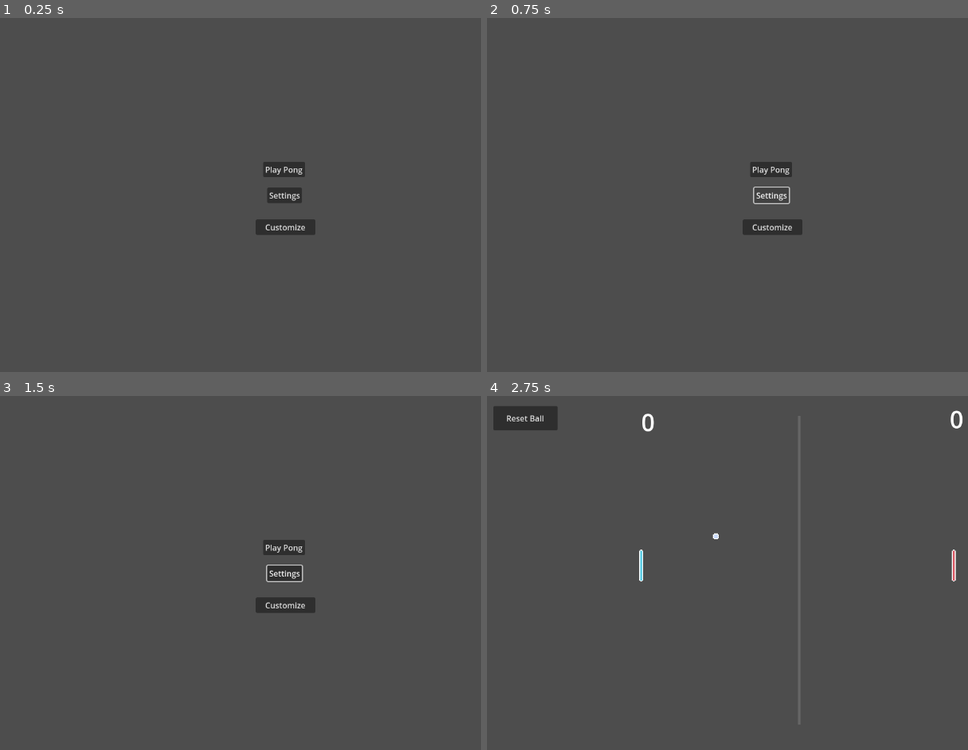
Above: before the commit, frames 1-4 (two rows, left to right).
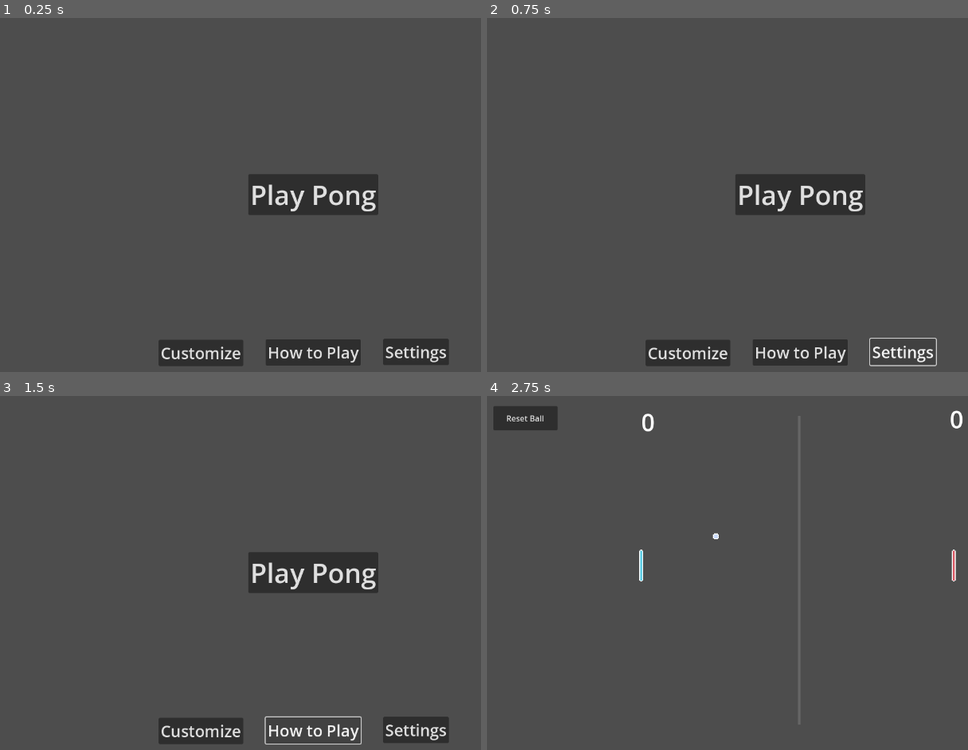
Above: after the commit, the same moments.

Repository: jordonbigelow/Pixel-Art-Pong
Game: Godot game, scene res://scenes/start_screen.tscn
Two runs of this game, one before a commit and one after it. Both use one fixed random seed, a clock stepped at 60 frames per second and the inputs below. This scene is started directly instead of the project's main scene.
Inputs (mouse positions are in pixels of both pictures, inside the frame that each line leads up to):
- Up to frame 1 (0.25 s): no input
- Up to frame 2 (0.75 s): click "Settings" at 0.5 s
- Up to frame 3 (1.5 s): click (312, 728) at 1.25 s, where only the run after the commit has a clickable "How to Play"
- Up to frame 4 (2.75 s): click "Play Pong" at 2 s

The runs differ from the first frame. In frame 1, 7.0% of the frame differs, in the area x 32-94%, y 40-99%; in frame 2, 6.4%; in frame 3, 6.1%; in frame 4, nothing differs.

Commit message:
styled the buttons and positioned them a little better

Diff:
--- a/scenes/start_screen.tscn
+++ b/scenes/start_screen.tscn
@@ -1,6 +1,18 @@
-[gd_scene load_steps=2 format=3 uid="uid://cf143brtic3qp"]
+[gd_scene load_steps=6 format=3 uid="uid://cf143brtic3qp"]
 
 [ext_resource type="Script" path="res://scripts/start_screen.gd" id="1_p4xva"]
+
+[sub_resource type="Theme" id="Theme_t0l4h"]
+default_font_size = 54
+
+[sub_resource type="Theme" id="Theme_xapjb"]
+default_font_size = 32
+
+[sub_resource type="Theme" id="Theme_ixa2i"]
+default_font_size = 32
+
+[sub_resource type="Theme" id="Theme_y10mk"]
+default_font_size = 32
 
 [node name="StartScreen" type="Control"]
 layout_mode = 3
@@ -12,29 +24,55 @@
 script = ExtResource("1_p4xva")
 
 [node name="Play" type="Button" parent="."]
-layout_mode = 0
-offset_left = 540.0
-offset_top = 294.0
-offset_right = 624.0
-offset_bottom = 325.0
+layout_mode = 1
+anchors_preset = 8
+anchor_left = 0.5
+anchor_top = 0.5
+anchor_right = 0.5
+anchor_bottom = 0.5
+offset_left = -130.5
+offset_top = -41.0
+offset_right = 130.5
+offset_bottom = 41.0
+grow_horizontal = 2
+grow_vertical = 2
+theme = SubResource("Theme_t0l4h")
 text = "Play Pong
 "
 
-[node name="Settings" type="Button" parent="."]
-layout_mode = 0
-offset_left = 548.0
-offset_top = 346.0
-offset_right = 618.0
-offset_bottom = 377.0
-text = "Settings"
-
 [node name="Customize" type="Button" parent="."]
 layout_mode = 0
-offset_left = 525.0
-offset_top = 410.0
-offset_right = 645.0
-offset_bottom = 441.0
+offset_left = 330.0
+offset_top = 652.0
+offset_right = 500.0
+offset_bottom = 705.0
+theme = SubResource("Theme_xapjb")
 text = "Customize
 "
 
+[node name="HowToPlay" type="Button" parent="."]
+layout_mode = 1
+anchors_preset = 7
+anchor_left = 0.5
+anchor_top = 1.0
+anchor_right = 0.5
+anchor_bottom = 1.0
+offset_left = -95.5
+offset_top = -69.0
+offset_right = 95.5
+offset_bottom = -16.0
+grow_horizontal = 2
+grow_vertical = 0
+theme = SubResource("Theme_ixa2i")
+text = "How to Play"
+
+[node name="Settings" type="Button" parent="."]
+layout_mode = 0
+offset_left = 781.0
+offset_top = 650.0
+offset_right = 913.0
+offset_bottom = 703.0
+theme = SubResource("Theme_y10mk")
+text = "Settings"
+
 [connection signal="pressed" from="Play" to="." method="_on_play_pressed"]
